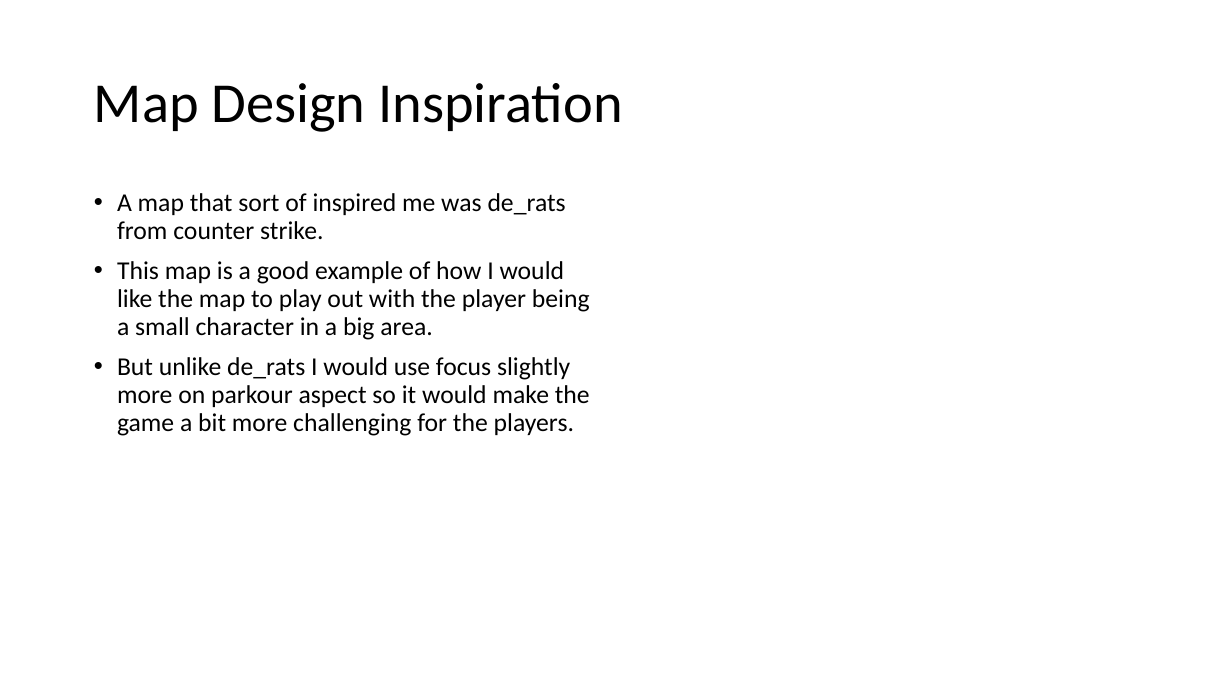
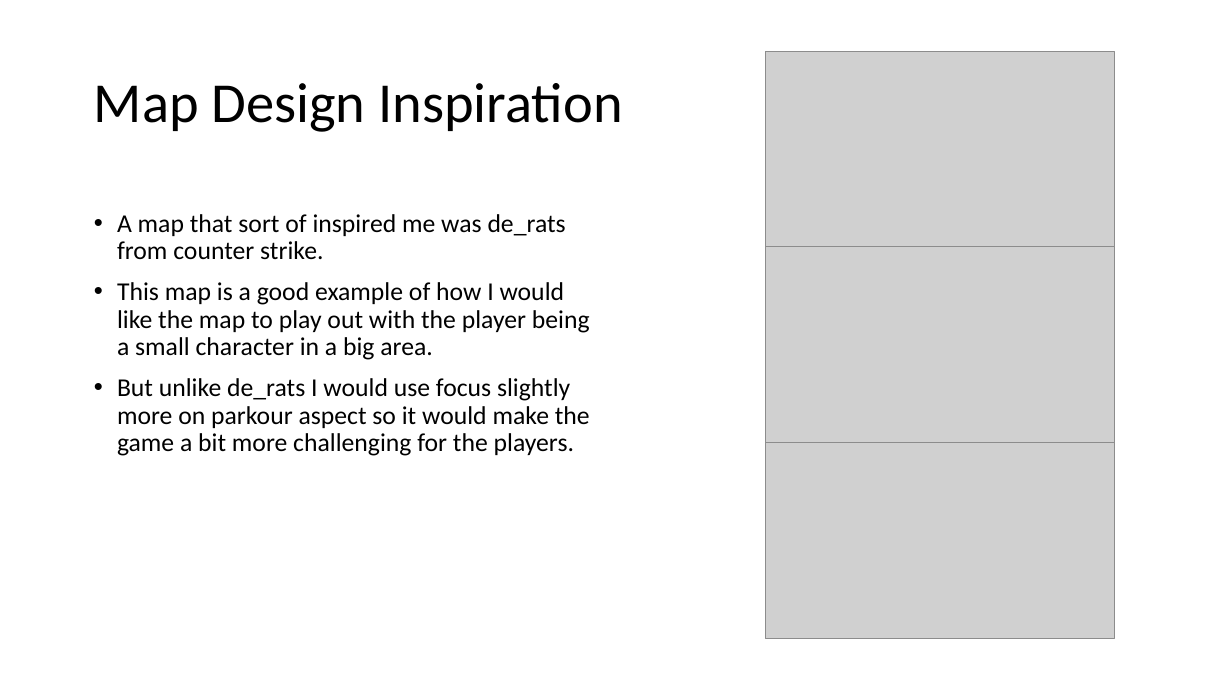
Before and after one commit to lcifty/College, a slide deck: slide 3 of College/FMP/Bacon Bandit.pptx. Drawn at 1232x693 pixels with LibreOffice and Linux fonts; fonts in the diff are those of the drawing; grey boxes stand for pictures. Boxes give left, top, right and bottom in pixels: in the first picture for what was removed or moved away, otherwise in the second. Text is boxed around its words. In the diff, an @@ line names an element or a change of style, - is before the commit and + after.

```diff
--- a/College/FMP/Bacon Bandit.pptx
+++ b/College/FMP/Bacon Bandit.pptx
@@ picture added at box(765, 52, 1115, 248) @@
@@ text "A map that sort of ...": place and size @@
-text "A map that sort of ..." at box(117, 193, 590, 436)
+text "A map that sort of ..." at box(117, 214, 590, 456)
@@ picture added at box(765, 247, 1115, 443) @@
@@ picture added at box(765, 443, 1115, 639) @@
```
Also in this commit, not shown: 1 other slide changed, 4 slides added, 1 slide removed.
